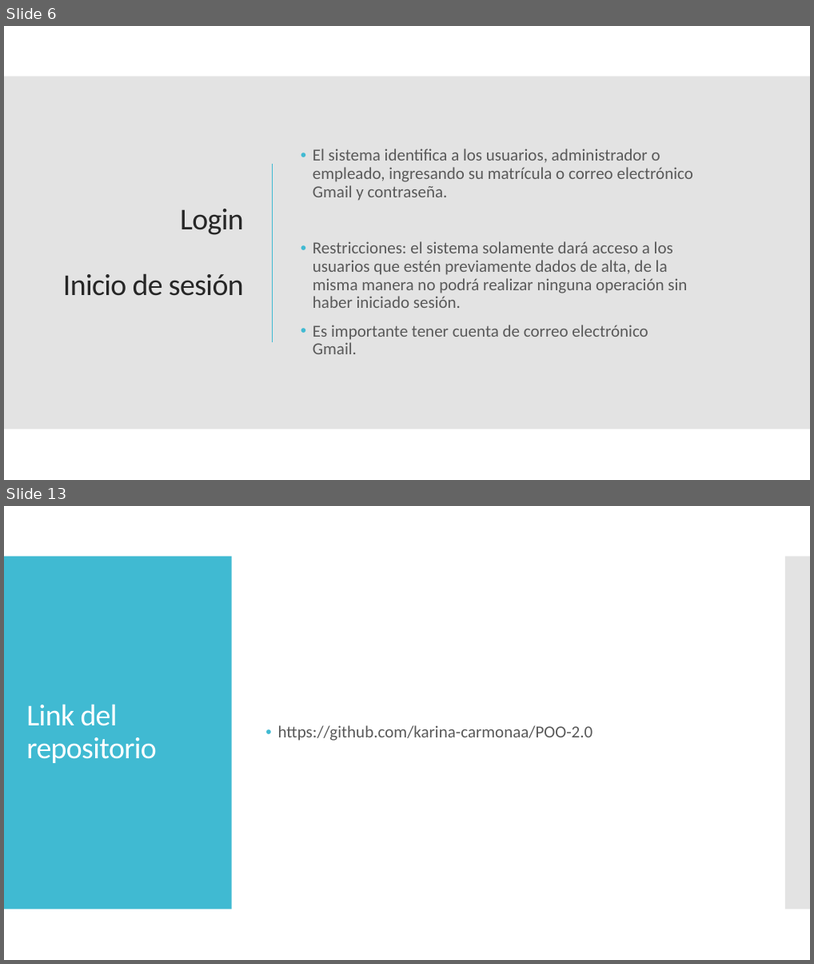
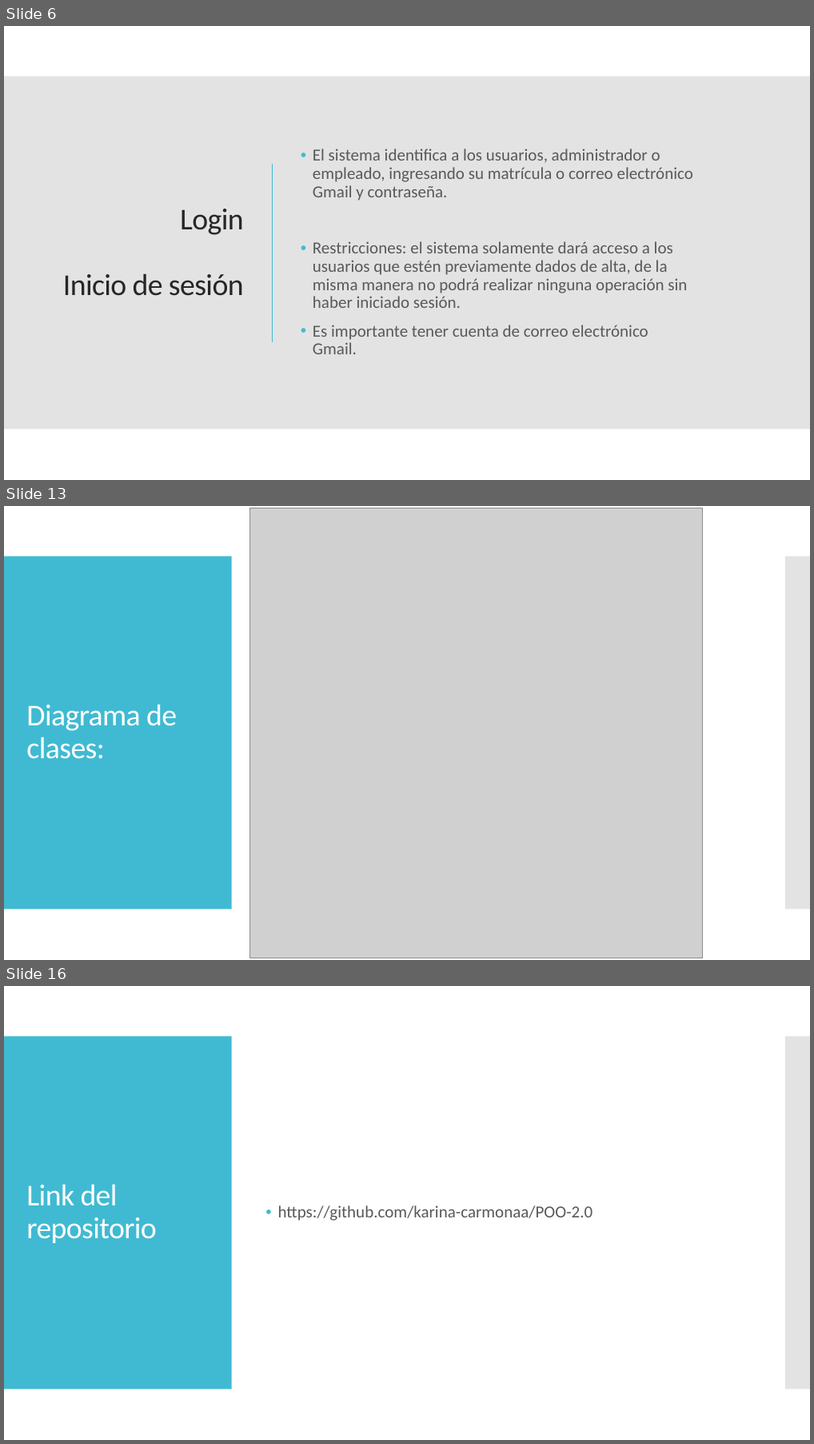
Before and after one commit to jesusapb/POO-2.0, a slide deck: Presentación.pptx. Shown one above the other, each under a label of ours: slides 6 and 13 before the commit, slides 6, 13 and 16 after it; the slides between them are not shown. The pictures are 814x964 and 814x1444 pixels, drawn with LibreOffice and Linux fonts; fonts in the diff are those of the drawing; grey boxes stand for pictures. Boxes give left, top, right and bottom in pixels: in the first picture for what was removed or moved away, otherwise in the second. Text is boxed around its words. In the diff, an @@ line names an element or a change of style, - is before the commit and + after.

```diff
--- a/Presentación.pptx
+++ b/Presentación.pptx
@@ slide 13 added at bbox=[4, 506, 810, 960], background #FFFFFF; not listed: 2 template elements that a slide beside it also shows @@
@@ picture added at bbox=[250, 508, 702, 958] @@
@@ title added at bbox=[26, 704, 177, 759], 36 pt, text #FFFFFF @@
+Diagrama de clases:
@@ what was slide 13 is now slide 16 @@
```
Also in this commit, not shown: 8 slides changed, 3 other slides added, 1 slide removed, 6 other files.
